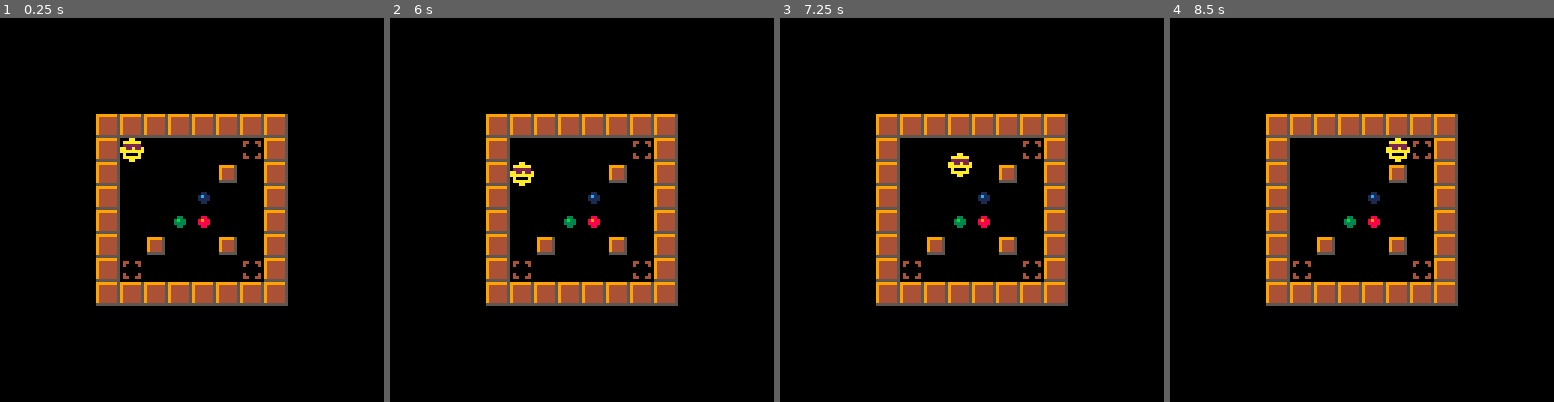
Above: before the commit, frames 1-4 (left to right).
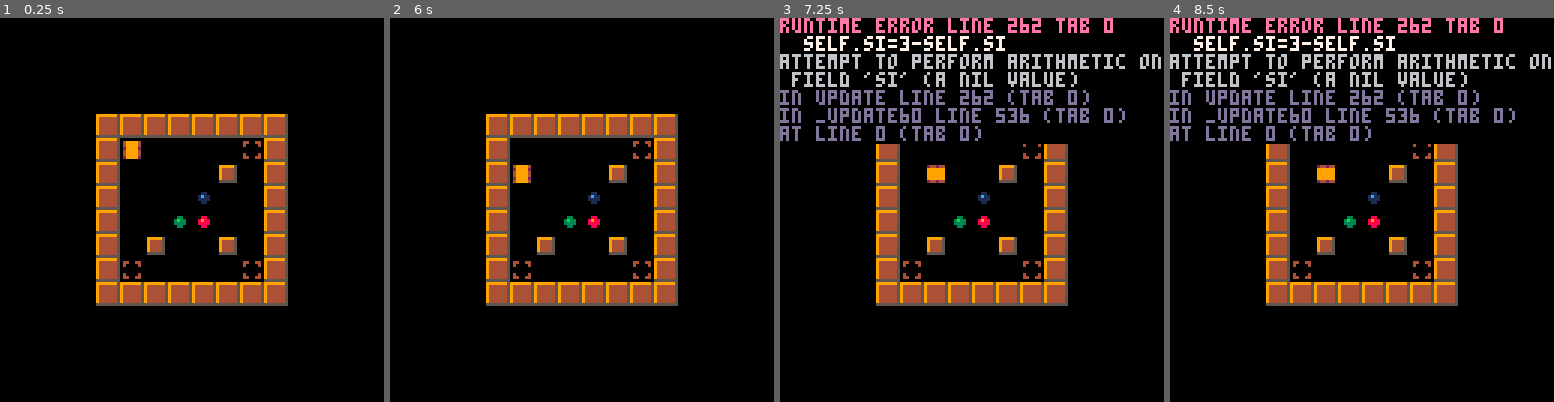
Above: after the commit, the same moments.

Repository: erwinbonsma/SokoBubbleP8
Game: PICO-8 cartridge sokububble.p8
Two runs of this game, one before a commit and one after it. Both use one fixed random seed, a clock stepped at 60 frames per second and the inputs below.
Inputs:
- Up to frame 1 (0.25 s): no input
- Up to frame 2 (6 s): tap X (X key) at 0.33, 1.07, 1.85, 2.97, 4.08, 5.2 s; hold Right 1.6-2.1 s; hold Up 2.15-2.42 s; hold Right 2.47-3.03 s; hold Left 3.08-3.58 s; hold Down 3.63-3.97 s; hold Right 4.02-4.68 s; hold Up 4.73-5.03 s; hold Left 5.08-5.68 s; hold Down from 5.73 s (still down)
- Up to frame 3 (7.25 s): release Down at 6.03 s; hold Right 6.08-6.58 s; tap X (X key) at 6.32 s; hold Right 6.63-7.13 s; hold Up from 7.18 s (still down)
- Up to frame 4 (8.5 s): tap X (X key) at 7.43 s; release Up at 7.45 s; hold Right 7.5-8.07 s; hold Left from 8.12 s (still down)

The runs differ from the first frame. In frame 1, 0.3% of the frame differs, in the area x 31-38%, y 31-38%; in frame 2, 0.3%; in frame 3, 11%, in the area x 0-100%, y 0-43%; in frame 4, 11%.
Error after the commit: runtime error line 262 tab 0; self.si=3-self.si; attempt to perform arithmetic on field 'si' (a nil value)

Commit message:
Rotate player sprite

Diff:
--- a/sokububble.p8
+++ b/sokububble.p8
@@ -16,25 +16,35 @@
 flag_tgt=3
 flag_bub=4
 
+function delta_rot(r1,r2)
+ local d=r2-r1
+ if d>180 then
+  d-=360
+ elseif d<=-180 then
+  d+=360
+ end
+ return d
+end
+
 function box_color(si)
  return si\16
 end
 
 function tgt_color(si)
  local col=si%16
- if col==8 then
+ if col==9 then
   return si\16
  end
- if col==10 then
+ if col==11 then
   return -1
  end
- return col-11
+ return col-12
 end
 
 function bub_color(si)
  local col=si%16
- if col<=6 then
-  return col-3
+ if col<=8 then
+  return col-5
  else
   return si\16
  end
@@ -189,17 +199,34 @@
 
  o.sx=x*8
  o.sy=y*8
- o.si=2
+ o.sd=0
  o.dx=0
  o.dy=0
+ o.rot=0
+ o.tgt_rot=nil
  o.retry_cnt=0
 
  return o
+end
+
+function player:_rotate(state)
+ local drot=delta_rot(
+  self.rot,self.tgt_rot
+ )
+ drot=max(min(drot,10),-10)
+
+ self.rot=(self.rot+drot)%360
+ if abs(drot)<1 then
+  self.tgt_rot=nil
+ end
 end
 
 function player:_move(state)
  self.sx+=self.dx
  self.sy+=self.dy
+ self.sd=(
+  self.sd+3+self.dx+self.dy
+ )%3
  if state.push_box!=nil then
   state.push_box.sx+=self.dx
   state.push_box.sy+=self.dy
@@ -223,6 +250,9 @@
 end
 
 function player:update(state)
+ if self.tgt_rot then
+  self:_rotate()
+ end
  if (
   self.dx!=0 or self.dy!=0
  ) then
@@ -243,14 +273,19 @@
 
  local dx=0
  local dy=0
+ local tgt_rot
  if btnp(➡️) then
   dx=1
+  tgt_rot=90
  elseif btnp(⬅️) then
   dx=-1
+  tgt_rot=270
  elseif btnp(⬆️) then
   dy=-1
+  tgt_rot=0
  elseif btnp(⬇️) then
   dy=1
+  tgt_rot=180
  else
   return
  end
@@ -289,16 +324,41 @@
 
  self.dx=dx
  self.dy=dy
-
- --update sprite
- if dx!=0 then
-  if dx>0 then
-   self.si=2
+ if tgt_rot!=self.rot then
+  if (
+   tgt_rot%180==self.rot%180
+  ) then
+   --skip 180-turn
+   self.rot=tgt_rot
   else
-   self.si=1
-  end
- end
-end
+   self.tgt_rot=tgt_rot
+  end
+ end
+end
+
+function player:draw(state)
+ local lvl=state.level
+ local subrot=self.rot%90
+ local row=(self.rot%180)\90
+ local si
+ if subrot==0 then
+  si=16+row*16+self.sd
+ else
+  local d=(subrot+15)\30
+  if d==0 or d==3 then
+   si=16+((row+d\3)%2)*16+self.sd
+  else
+   si=16+row*16+2+d
+  end
+ end
+
+ spr(
+  si,
+  lvl.sx0+self.sx,
+  lvl.sy0+self.sy
+ )
+end
+
 
 level={}
 function level:new(
@@ -388,13 +448,13 @@
     if c==state.view then
      dsi=si
     elseif fget(si,flag_bub) then
-     dsi=(si\16)*16+14
+     dsi=(si\16)*16+12
     else
-     dsi=8
+     dsi=9
     end
    elseif fget(si,flag_bub) then
     local c=bub_color(si)
-    dsi=c*16+9
+    dsi=c*16+10
    end
    if dsi!=0 then
     spr(
@@ -409,7 +469,7 @@
 
 function level:_draw_boxes(state)
  for box in all(state.boxes) do
-  local si=3
+  local si=5
   if box.c==state.view then
    si+=box.c*16
   end
@@ -424,13 +484,6 @@
 function level:draw(state)
 	self:_draw_fixed(state)
 	self:_draw_boxes(state)
-
- local p=state.player
- spr(
-  p.si,
-  self.sx0+p.sx,
-  self.sy0+p.sy
- )
 end
 
 function level:is_done(state)
@@ -470,6 +523,7 @@
 function _draw()
  cls()
  state.level:draw(state)
+ state.player:draw(state)
 
  if state.anim!=nil then
   state.anim.draw()
@@ -523,18 +577,18 @@
 
 
 __gff__
-0001010400000000081000000000000201000004141414000810181818181802000000041414140008101818181818000000000414141400081018181818180000000000000000000000000000000000000000000000000000000000000000000000000000000000000000000000000000000000000000000000000000000000
+0000000000040000000810000000020201010100000414141408101818181818010101000004141414081018181818180000000000041414140810181818181800000000000000000000000000000000000000000000000000000000000000000000000000000000000000000000000000000000000000000000000000000000
 0000000000000000000000000000000000000000000000000000000000000000000000000000000000000000000000000000000000000000000000000000000000000000000000000000000000000000000000000000000000000000000000000000000000000000000000000000000000000000000000000000000000000000
 __map__
-0f0f0f0f0f0f0f0f0f0f0f0f0f0f0f0000000000000000000000000000000000000000000000000000000000000000000000000000000000000000000000000000000000000000000000000000000000000000000000000000000000000000000000000000000000000000000000000000000000000000000000000000000000
-0f1000000000280f0200000000000f0000000000000000000000000000000000000000000000000000000000000000000000000000000000000000000000000000000000000000000000000000000000000000000000000000000000000000000000000000000000000000000000000000000000000000000000000000000000
-0f0000000013000f0000000000000f0000000000000000000000000000000000000000000000000000000000000000000000000000000000000000000000000000000000000000000000000000000000000000000000000000000000000000000000000000000000000000000000000000000000000000000000000000000000
-0f0000003900000f00001300231f0f0000000000000000000000000000000000000000000000000000000000000000000000000000000000000000000000000000000000000000000000000000000000000000000000000000000000000000000000000000000000000000000000000000000000000000000000000000000000
-0f0000291900000f0000230000000f0000000000000000000000000000000000000000000000000000000000000000000000000000000000000000000000000000000000000000000000000000000000000000000000000000000000000000000000000000000000000000000000000000000000000000000000000000000000
-0f0033000023000f0000150028180f0000000000000000000000000000000000000000000000000000000000000000000000000000000000000000000000000000000000000000000000000000000000000000000000000000000000000000000000000000000000000000000000000000000000000000000000000000000000
-0f1800000000380f19001f0018280f0000000000000000000000000000000000000000000000000000000000000000000000000000000000000000000000000000000000000000000000000000000000000000000000000000000000000000000000000000000000000000000000000000000000000000000000000000000000
-0f0f0f0f0f0f0f0f0f0f0f0f0f0f0f0000000000000000000000000000000000000000000000000000000000000000000000000000000000000000000000000000000000000000000000000000000000000000000000000000000000000000000000000000000000000000000000000000000000000000000000000000000000
-…(4 lines of a section not shown)…
+0e0e0e0e0e0e0e0e0e0e0e0e0e0e0e0000000000000000000000000000000000000000000000000000000000000000000000000000000000000000000000000000000000000000000000000000000000000000000000000000000000000000000000000000000000000000000000000000000000000000000000000000000000
+0e1000000000290e1000000000000e0000000000000000000000000000000000000000000000000000000000000000000000000000000000000000000000000000000000000000000000000000000000000000000000000000000000000000000000000000000000000000000000000000000000000000000000000000000000
+0e0000000015000e0000000000000e0000000000000000000000000000000000000000000000000000000000000000000000000000000000000000000000000000000000000000000000000000000000000000000000000000000000000000000000000000000000000000000000000000000000000000000000000000000000
+0e0000003a00000e00001500250f0e0000000000000000000000000000000000000000000000000000000000000000000000000000000000000000000000000000000000000000000000000000000000000000000000000000000000000000000000000000000000000000000000000000000000000000000000000000000000
+0e00002a1a00000e0000250000000e0000000000000000000000000000000000000000000000000000000000000000000000000000000000000000000000000000000000000000000000000000000000000000000000000000000000000000000000000000000000000000000000000000000000000000000000000000000000
+0e0035000025000e0000170029190e0000000000000000000000000000000000000000000000000000000000000000000000000000000000000000000000000000000000000000000000000000000000000000000000000000000000000000000000000000000000000000000000000000000000000000000000000000000000
+0e1900000000390e1a000f0019290e0000000000000000000000000000000000000000000000000000000000000000000000000000000000000000000000000000000000000000000000000000000000000000000000000000000000000000000000000000000000000000000000000000000000000000000000000000000000
+0e0e0e0e0e0e0e0e0e0e0e0e0e0e0e0000000000000000000000000000000000000000000000000000000000000000000000000000000000000000000000000000000000000000000000000000000000000000000000000000000000000000000000000000000000000000000000000000000000000000000000000000000000
+…(4 lines of a section not shown)…
Not shown, changed: 30 lines of the sprite sheet (__gfx__) section of sokububble.p8
